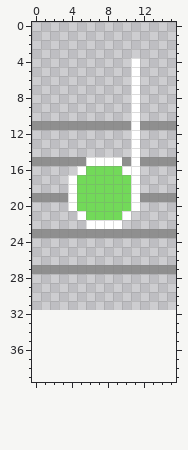
Pixel-art sprite, stored at res/Sprites/Interface/pentagram_5.png. Above: the version before the commit.
The file is 16x32 pixels. The old version is drawn lined up with the new one, on the new canvas.
The result:
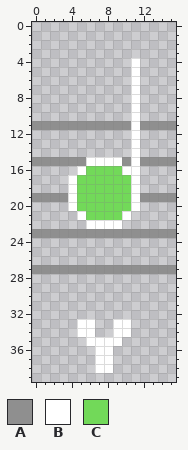
Palette (. is transparent): A #8f8f8f  B #ffffff  C #72d959
What changed:
canvas 16x32 -> 16x40
Changed rows in their new state; - is an unchanged pixel.
first column x 5:
33 BB--BB
34 BB--BB
35 -BBBB-
36 --BB--
37 --BB--
38 --BB--
Where, in picture pixels (left, top, right, bottom), the same in both pictures:
added: (77, 319, 131, 373)
